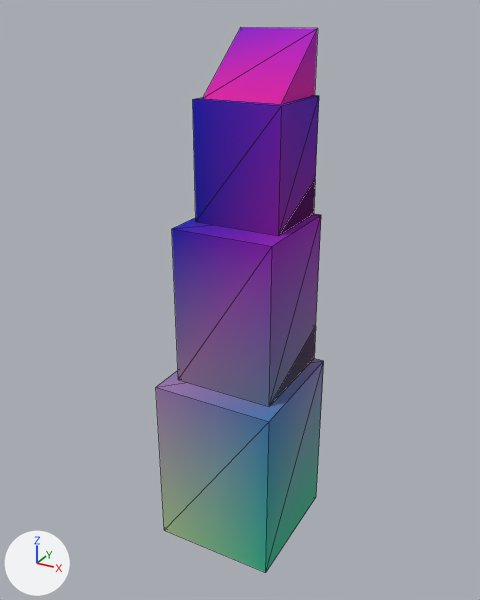
Before and after pictures for a commit that changed the glTF model assets/kit/buttress.glb.
Camera for both pictures: a 50 mm lens placed at (2.51, -5.19, 4.63), pointed at (-0.04, -0.56, 2.31). Arrows for +X, +Y and +Z are at lower left; the lights stay in place. The first picture is the older version. Mesh edges are drawn as thin lines. Vertices at exactly the same position are counted once.

In view in the first picture: 'buttress_body', 'buttress_slopes'.
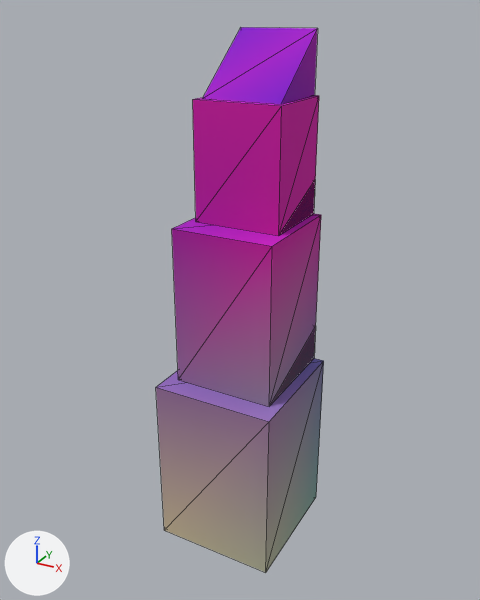
What differs and where, as boxes [x1, y1, x2, y2] in the pictures (480 x 600 px):
part 1 of me_buttress_body, recoloured (purple to pink)
    both: [172, 95, 320, 246]
part 2 of me_buttress_body, recoloured
    both: [172, 215, 321, 406]
part 3 of me_buttress_body, recoloured
    both: [157, 218, 322, 422]
part 4 of me_buttress_body, recoloured
    both: [156, 362, 324, 573]
part 5 of me_buttress_slopes, recoloured (pink to purple)
    both: [202, 32, 317, 233]

Patch to the scene script:
```diff
--- a/assets/kit/buttress.glb.py
+++ b/assets/kit/buttress.glb.py
@@ me_buttress_body @@
 me_buttress_body.from_pydata(...)  # 24 vertices, 36 faces; spans x -0.55..0.55, y -1.15..0.0, z 0.0..3.98
 # used by ob_buttress_body; location = (0.0, 0.0, 0.0)
+# me_buttress_body part 1: 14 faces centred in x -0.38..0.38, y -0.7..0.0, z 3.0..3.98 are repainted in the vertex colours; the middle colour goes from purple #4200e7 to pink #eb00ce
+# me_buttress_body part 2: 6 faces centred in x -0.45..0.45, y -0.95..0.0, z 2.07..2.53 are repainted in the vertex colours; the middle colour goes from purple #8d00e7 to pink #c200ca
+# me_buttress_body part 3: 6 faces centred in x -0.18..0.45, y -0.77..0.0, z 1.6..2.07 are repainted in the vertex colours; the middle colour goes from greyish blue #8d8cb9 to purple #a681c4
+# me_buttress_body part 4: 10 faces centred in x -0.55..0.55, y -1.15..0.0, z 0.0..1.07 are repainted in the vertex colours; the middle colour goes from green #9ed6b2 to grey #b3babd
 me_buttress_body.materials.append(mat_m_stone)
@@ me_buttress_slopes @@
 me_buttress_slopes.from_pydata(...)  # 18 vertices, 18 faces; spans x -0.45..0.45, y -0.95..0.0, z 1.6..4.48
 # used by ob_buttress_slopes; location = (0.0, 0.0, 0.0)
+# me_buttress_slopes part 5: 12 faces centred in x -0.38..0.38, y -0.47..-0.21, z 3.0..4.31 are repainted in the vertex colours; the middle colour goes from pink #e400c0 to purple #9400ca
 me_buttress_slopes.materials.append(mat_m_stone_trim)
```
